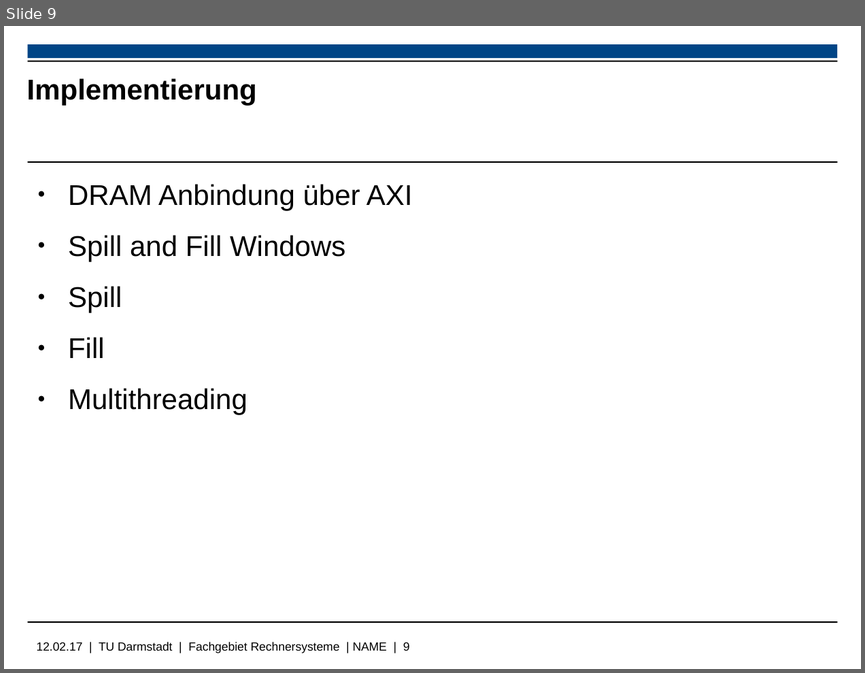
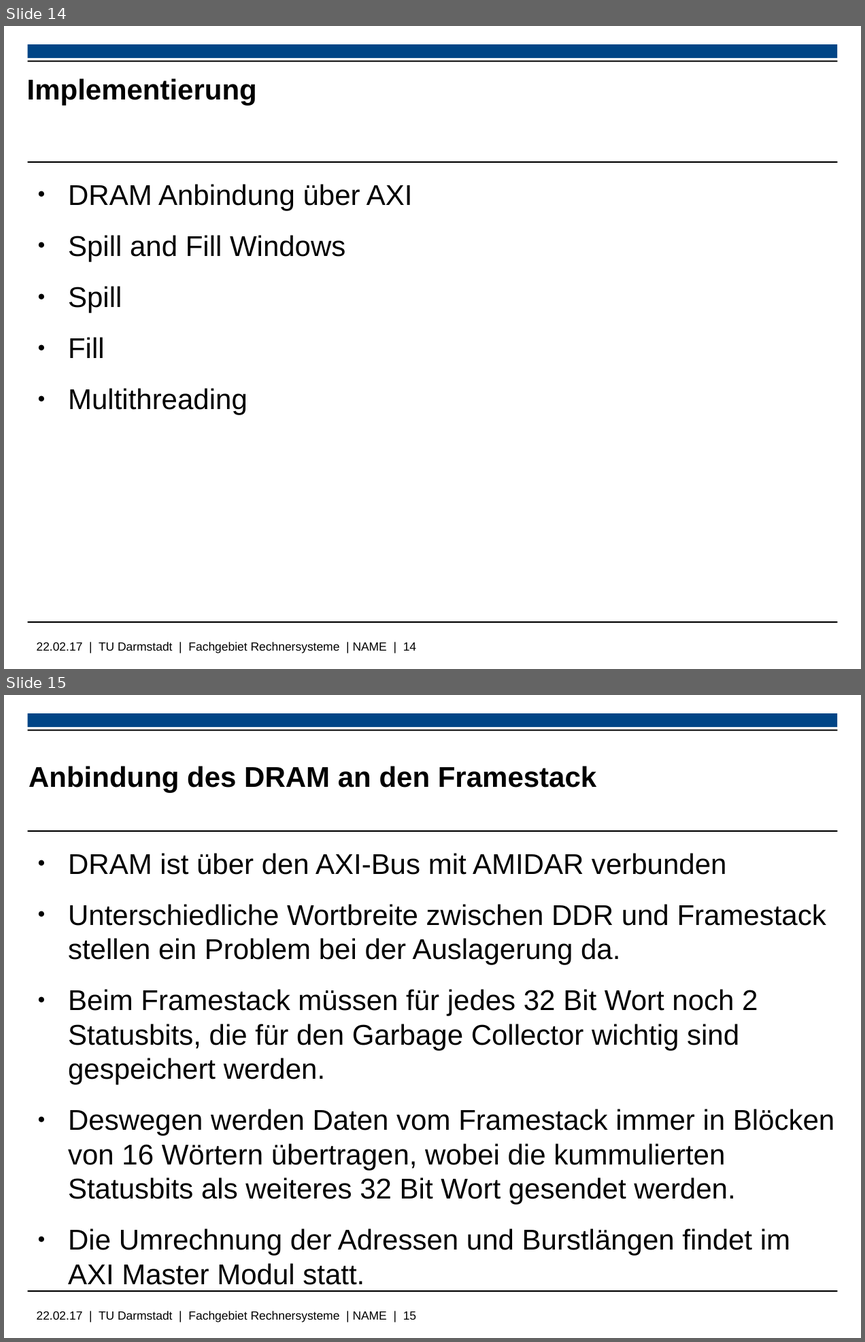
Before and after one commit to Wiero/PS_RS_REPORT, a slide deck: libreoffice_presentation.odp. Shown one above the other, each under a label of ours: slide 9 before the commit, slides 14 and 15 after it. The pictures are 865x673 and 865x1342 pixels, drawn with LibreOffice and Linux fonts; fonts in the diff are those of the drawing; background and template pictures are left out. Boxes give left, top, right and bottom in pixels: in the first picture for what was removed or moved away, otherwise in the second. Text is boxed around its words. In the diff, an @@ line names an element or a change of style, - is before the commit and + after.

```diff
--- a/libreoffice_presentation.odp
+++ b/libreoffice_presentation.odp
@@ slide 15 added at (x1=4, y1=695, x2=861, y2=1338), background #FFFFFF; not listed: 5 template elements that a slide beside it also shows @@
@@ title added at (x1=28, y1=766, x2=596, y2=793), 24 pt, text #000000, bold @@
+Anbindung des DRAM an den Framestack
@@ text added at (x1=68, y1=853, x2=834, y2=1285), 24 pt, text #000000 @@
+● DRAM ist über den AXI-Bus mit AMIDAR verbunden
+● Unterschiedliche Wortbreite zwischen DDR und Framestack stellen ein Problem bei der Auslagerung da.
+● Beim Framestack müssen für jedes 32 Bit Wort noch 2 Statusbits, die für den Garbage Collector wichtig sind gespeichert werden.
+● Deswegen werden Daten vom Framestack immer in Blöcken von 16 Wörtern übertragen, wobei die kummulierten Statusbits als weiteres 32 Bit Wort gesendet werden.
+● Die Umrechnung der Adressen und Burstlängen findet im AXI Master Modul statt.
@@ what was slide 9 is now slide 14 @@
@@ text at (x1=37, y1=641, x2=416, y2=653): text changed @@
-12.02.17 | TU Darmstadt | Fachgebiet Rechnersysteme | NAME | 9
+22.02.17 | TU Darmstadt | Fachgebiet Rechnersysteme | NAME | 14
```
Also in this commit, not shown: 23 other slides added, 1 slide removed, 15 other files.
